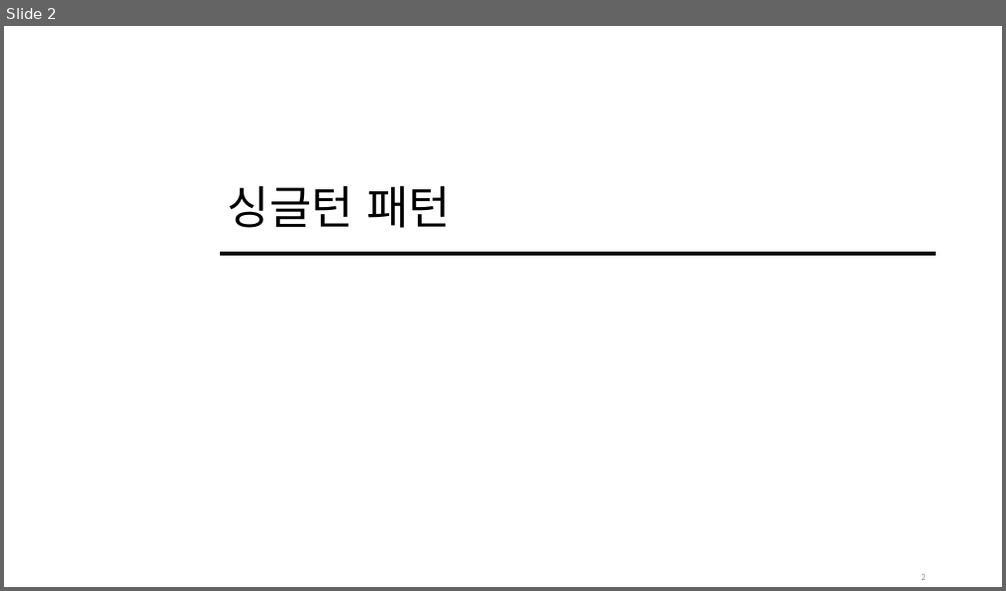
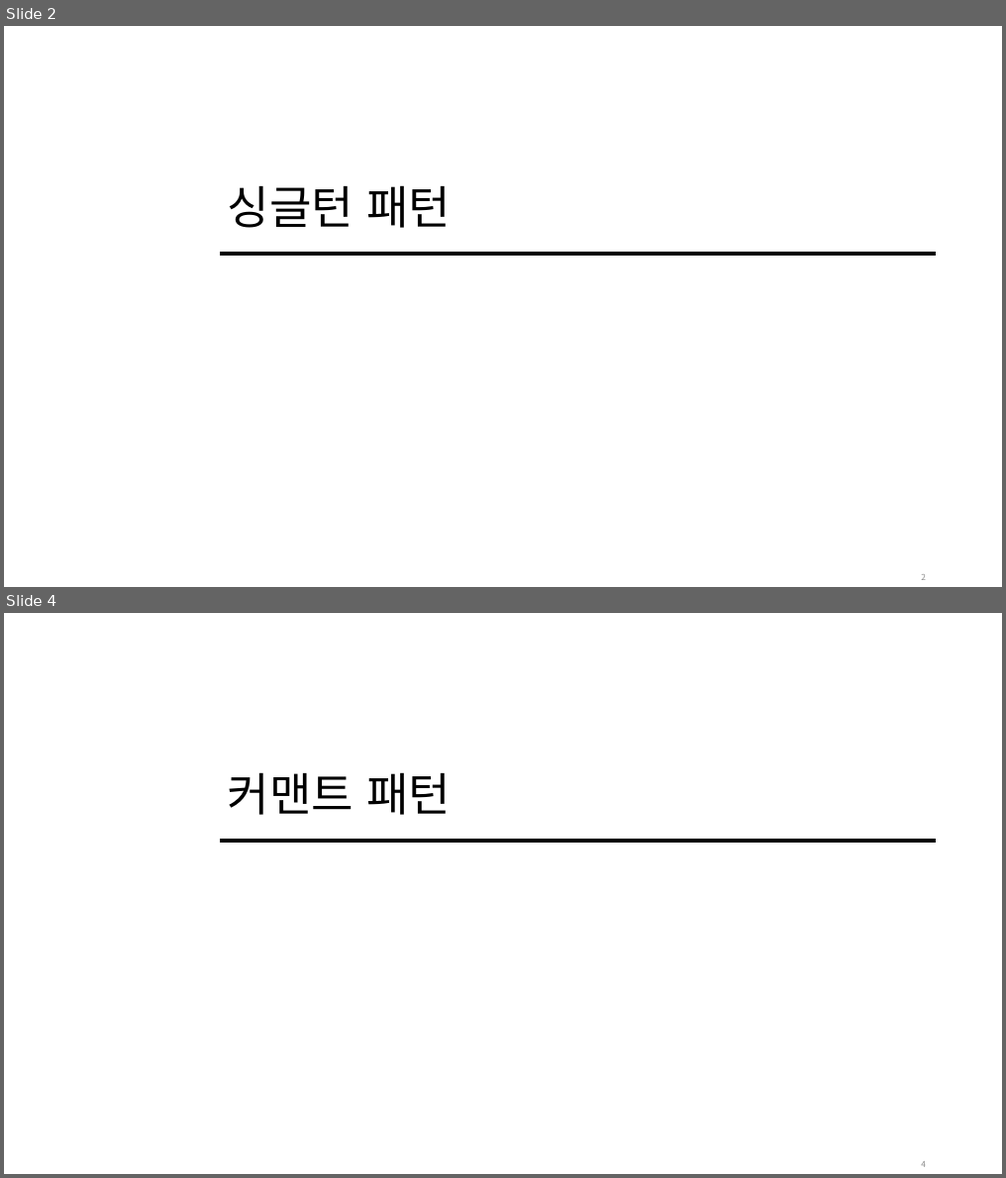
Before and after one commit to kwhk94/Algorithm, a slide deck: doc/Design pattern/헤드퍼스트 디자인패턴[5~6].pptx. Shown one above the other, each under a label of ours: slide 2 before the commit, slides 2 and 4 after it; the slides between them are not shown. The pictures are 1006x591 and 1006x1178 pixels, drawn with LibreOffice and Linux fonts; fonts in the diff are those of the drawing. Boxes give left, top, right and bottom in pixels: in the first picture for what was removed or moved away, otherwise in the second. Text is boxed around its words. In the diff, an @@ line names an element or a change of style, - is before the commit and + after.

Commit message:
6. 커맨트 패턴 시작

```diff
--- a/doc/Design pattern/헤드퍼스트 디자인패턴[5~6].pptx
+++ b/doc/Design pattern/헤드퍼스트 디자인패턴[5~6].pptx
@@ slide 4 added at (x1=4, y1=613, x2=1002, y2=1174), background #FFFFFF; not listed: 1 template element that a slide beside it also shows @@
@@ title added at (x1=228, y1=772, x2=450, y2=815), 44 pt, text #000000 @@
+커맨트 패턴
@@ page number added at (x1=921, y1=1161, x2=926, y2=1167), 8 pt, text #8C8C8C @@
+4
```
Also in this commit, not shown: 1 other slide added.
